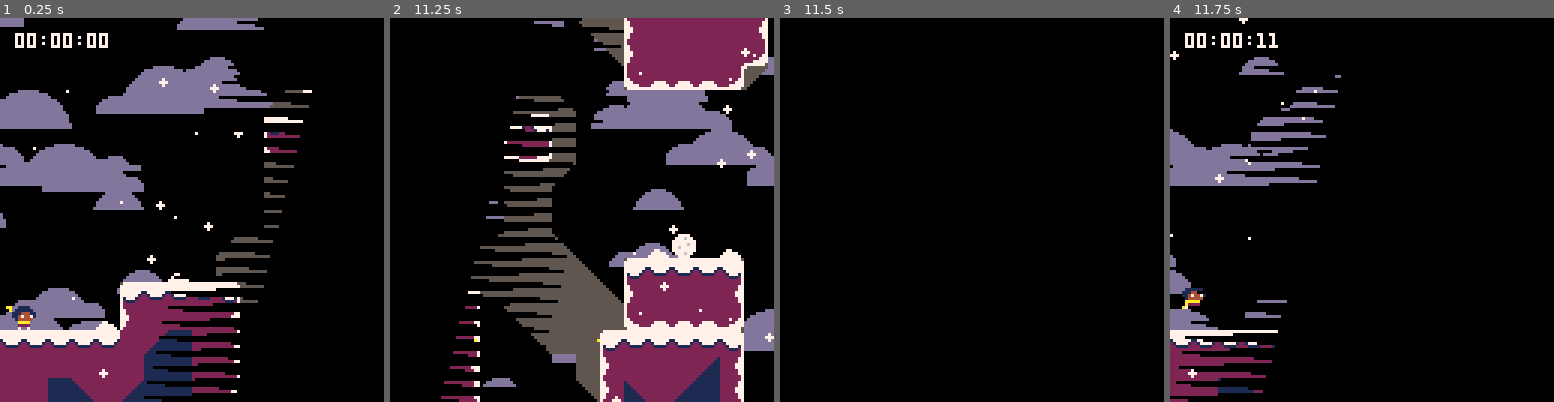
Above: before the commit, frames 1-4 (left to right).
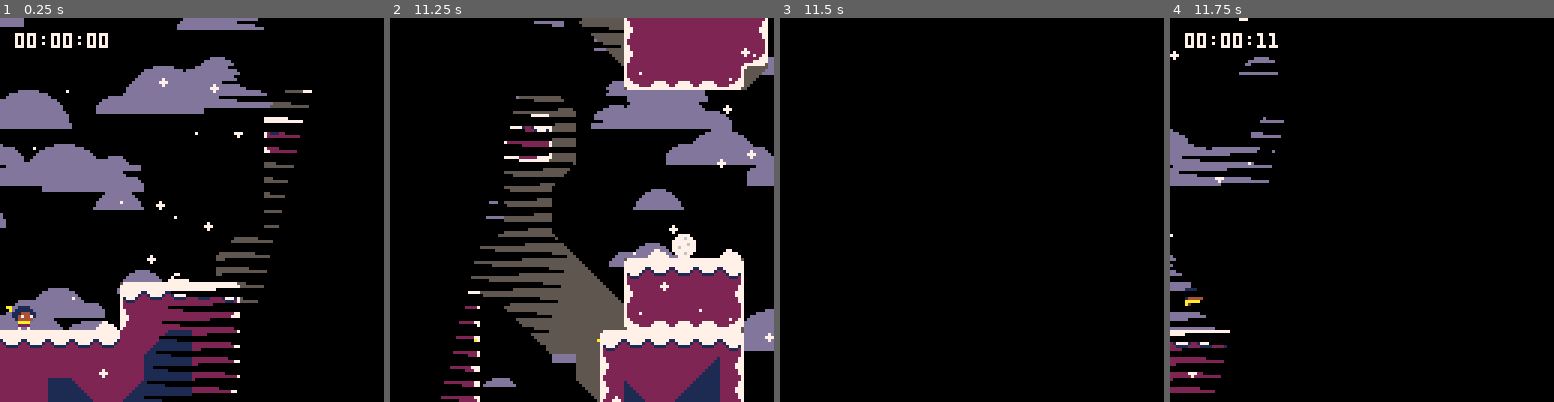
Above: after the commit, the same moments.

Repository: ExOK/Celeste2
Game: PICO-8 cartridge 1.p8
The game is run twice, just before and just after one commit, with the same random seed, the same clock (stepped at 60 frames per second) and the same inputs.
Inputs:
- Up to frame 1 (0.25 s): no input
- Up to frame 2 (11.25 s): tap X (X key) at 0.33, 1.07, 1.85, 2.97, 4.08, 5.2, 6.32, 7.43, 8.55, 9.67, 10.78 s; tap O (Z key) at 0.7, 1.7, 2.1, 2.5, 2.9, 3.3, 3.7, 4.1, 4.5, 4.9, 5.3, 5.7, 6.1, 6.5, 6.9, 7.3, 7.7, 8.1, 8.5, 8.9, 9.3, 9.7, 10.1, 10.5, 10.9 s; hold Right 1.6-2.1 s; hold Up 2.15-2.42 s; hold Right 2.47-3.03 s; hold Left 3.08-3.58 s; hold Down 3.63-3.97 s; hold Right 4.02-4.68 s; hold Up 4.73-5.03 s; hold Left 5.08-5.68 s; hold Down 5.73-6.03 s; hold Right 6.08-6.58 s; hold Right 6.63-7.13 s; hold Up 7.18-7.45 s; hold Right 7.5-8.07 s; hold Left 8.12-8.62 s; hold Down 8.67-9 s; hold Right 9.05-9.72 s; hold Up 9.77-10.07 s; hold Left 10.12-10.72 s; hold Down 10.77-11.07 s; hold Right from 11.12 s (still down)
- Up to frame 3 (11.5 s): keep holding Right; tap O (Z key) at 11.3 s
- Up to frame 4 (11.75 s): release Right at 11.62 s; tap O (Z key) at 11.7 s

Frames 1-3 are identical in both runs. In frame 4, 4.5% of the frame differs, in the area x 0-45%, y 0-100%.

Commit message:
more token reduction

Diff:
--- a/main.lua
+++ b/main.lua
@@ -9,8 +9,10 @@
 
 function game_start()
 
-	for i=0,25 do snow[i] = { x = rnd(132), y = rnd(132) } end
-	for i=0,25 do clouds[i] = { x = rnd(132), y = rnd(132), s = 16 + rnd(32) } end
+	for i=0,25 do
+		snow[i] = { x = rnd(132), y = rnd(132) }
+		clouds[i] = { x = rnd(132), y = rnd(132), s = 16 + rnd(32) }
+	end
 
 	-- reset state
 	frames = 0
@@ -28,9 +30,8 @@
 
 	-- timers
 	frames += 1
-
-	-- screenshake
 	shake -= 1
+	infade += 1
 
 	update_input()
 
@@ -51,8 +52,6 @@
 			end
 		end
 	end
-
-	infade += 1
 end
 
 function _draw()
@@ -61,7 +60,7 @@
 	local camera_y = peek2(0x5f2a)
 
 	if shake > 0 then
-		camera(camera_x - 2 + rnd(5),camera_y - 2 + rnd(5))
+		camera(camera_x - 2 + rnd(5), camera_y - 2 + rnd(5))
 	end
 
 	-- clear screen
@@ -170,11 +169,7 @@
 end
 
 function approach(x, target, max_delta)
-	if x < target then
-		return min(x + max_delta, target)
-	else
-		return max(x - max_delta, target)
-	end
+	return x < target and min(x + max_delta, target) or max(x - max_delta, target)
 end
 
 function draw_sine_h(x0, x1, y, col, amplitude, time_freq, x_freq, fade_x_dist)
--- a/objects.lua
+++ b/objects.lua
@@ -228,18 +228,12 @@
 		fillp()
 	end
 end
-crumble.fall = function(self)
-	self.breaking = true
-end
 
 checkpoint = new_type(13)
 checkpoint.init = function(self)
 	if level_checkpoint == self.id then
 		create(player, self.x, self.y)
 	end
-end
-checkpoint.set = function(self)
-	level_checkpoint = self.id
 end
 checkpoint.draw = function(self)
 	if level_checkpoint == self.id then
--- a/player.lua
+++ b/player.lua
@@ -151,8 +151,8 @@
 }
 
 player.hazard_check = function(self, ox, oy)
-	if (ox == nil) then ox = 0 end
-	if (oy == nil) then oy = 0 end
+	if (not ox) then ox = 0 end
+	if (not oy) then oy = 0 end
 
 	for o in all(objects) do
 		if (o.hazard != 0 and self:overlaps(o, ox, oy) and self.hazard_table[o.hazard](self)) then
@@ -582,11 +582,11 @@
 				end
 			elseif self.state == 11 then
 				if self:overlaps(o, self.grapple_dir) or self:overlaps(o, self.grapple_dir, 2) or self:overlaps(o, self.grapple_dir, -2) then
-					o:fall()
+					o.breaking = true
 				end
 			end
 		elseif o.base == checkpoint and self:overlaps(o) then
-			o:set()
+			level_checkpoint = o.id
 		end
 	end
 
@@ -708,8 +708,6 @@
 			local c = cos(time() * 4 + i/16)
 			local ty = self.y - 14
 			line(self.x + s * 16, ty + c * 16, self.x + s * 40, ty + c * 40, 7)
-			line(self.x + s * 16, ty + c * 16, self.x + s * 40 + 1, ty + c * 40 + 1, 7)
-			line(self.x + s * 16, ty + c * 16, self.x + s * 40 - 1, ty + c * 40 - 1, 7)
-		end
-	end
-end
+		end
+	end
+end
